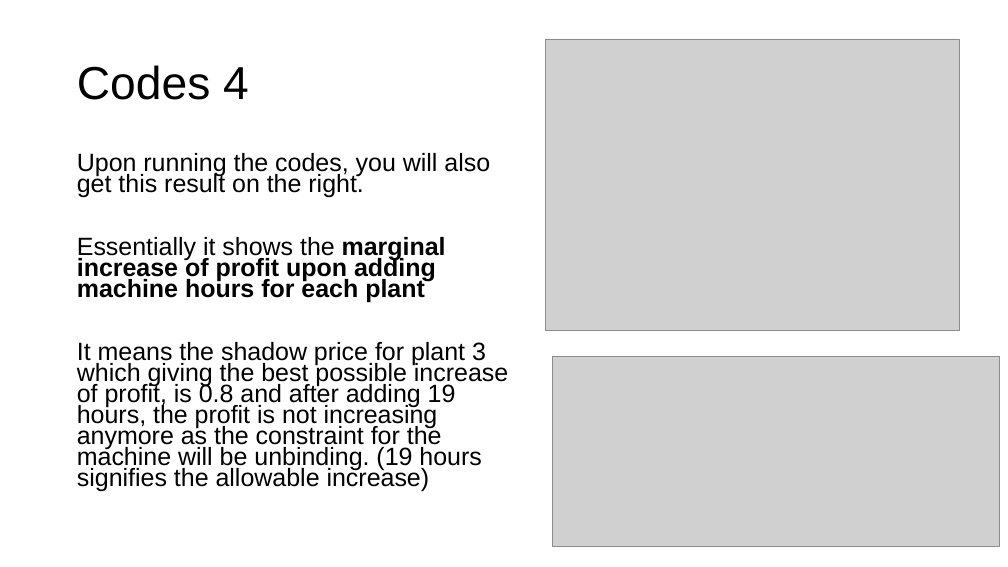
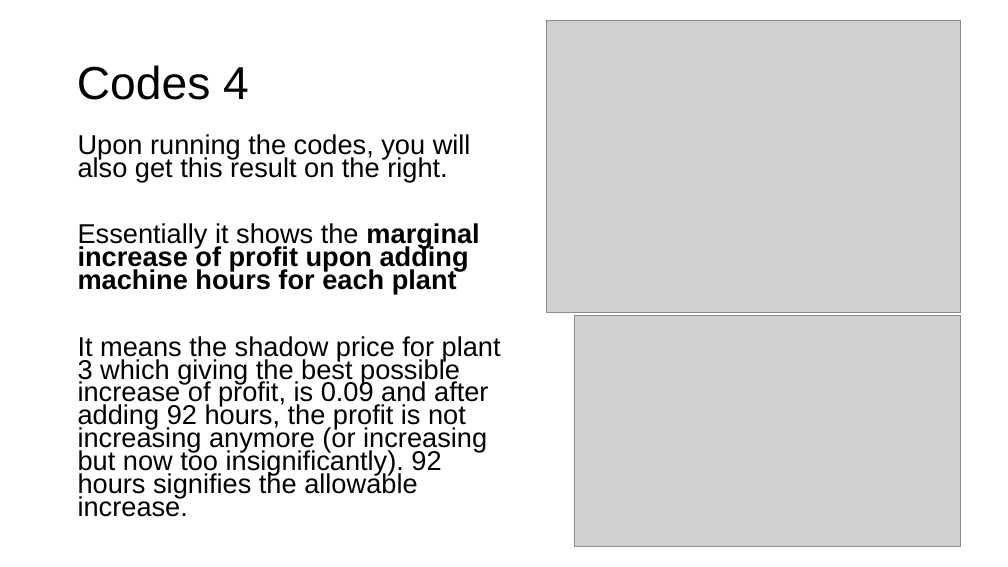
Before and after one commit to Lazuardis/Optimization, a slide deck: slide 8 of Vision Company - Allocation and Transportation Problem/Solution Brief Description - Vision Allocation Problem.pptx (slide 7 before the commit). Drawn at 1008x567 pixels with LibreOffice and Linux fonts; fonts in the diff are those of the drawing; grey boxes stand for pictures. Boxes give left, top, right and bottom in pixels: in the first picture for what was removed or moved away, otherwise in the second. Text is boxed around its words. In the diff, an @@ line names an element or a change of style, - is before the commit and + after.

```diff
--- a/Vision Company - Allocation and Transportation Problem/Solution Brief Description - Vision Allocation Problem.pptx
+++ b/Vision Company - Allocation and Transportation Problem/Solution Brief Description - Vision Allocation Problem.pptx
@@ picture: place and size @@
-picture at <box>545,39,960,331</box>
+picture at <box>546,20,961,312</box>
@@ text "Upon running the codes, you ...": place and size @@
-text "Upon running the codes, you ..." at <box>77,153,508,492</box>
+text "Upon running the codes, you ..." at <box>78,134,501,517</box>
@@ text at <box>78,134,479,294</box>: size 23.8 to 25.9 pt in "Upon running the codes, you will also ...", "Essentially it shows the marginal increase of ..." @@
@@ picture: place and size @@
-picture at <box>553,356,1000,547</box>
+picture at <box>574,315,961,547</box>
@@ text at <box>78,336,501,517</box>: text changed; size 23.8 to 25.9 pt @@
-It means the shadow price for plant 3 which giving the best possible increase of profit, is 0.8 and after adding 19 hours, the profit is not increasing anymore as the constraint for the machine will be unbinding. (19 hours signifies the allowable increase)
+It means the shadow price for plant 3 which giving the best possible increase of profit, is 0.09 and after adding 92 hours, the profit is not increasing anymore (or increasing but now too insignificantly). 92 hours signifies the allowable increase.
```
Also in this commit, not shown: 7 other slides changed, 1 slide added, 1 slide removed, 1 other file.
